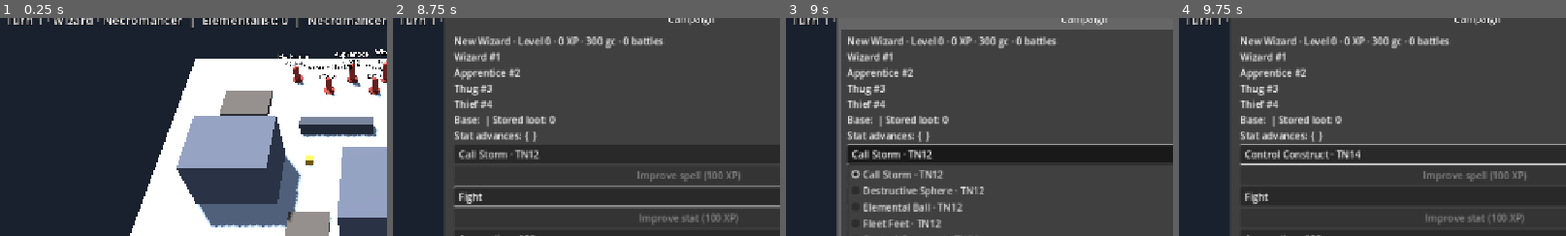
Above: before the commit, frames 1-4 (left to right).
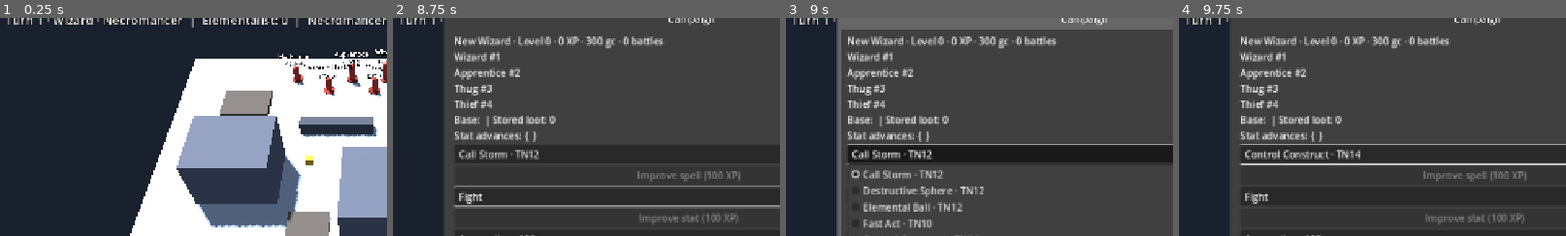
Above: after the commit, the same moments.

Repository: drag0nblad3/Frostgame
Game: Godot game, scene res://scenes/main.tscn
Same seed, same stepped clock (60 frames per second), same inputs: the game is played once before the commit and once after it.
Inputs:
- Up to frame 1 (0.25 s): no input
- Up to frame 2 (8.75 s): click "Campaign" at 0.5 s; click "Campaign" at 1.25 s; click "New game" at 2 s; click "New game" at 2.75 s; click "Start campaign with current d…" at 3.5 s; click "Fight" at 4.25 s; click "Play next campaign skirmish" at 5 s; click "Play next campaign skirmish" at 5.75 s; click "Watch" at 6.5 s; click "Warband" at 7.25 s; click "Frozen Ruins" at 8 s
- Up to frame 3 (9 s): click "Call Storm · TN12" at 8.75 s
- Up to frame 4 (9.75 s): click "Apprentice · 100 gc" at 9.5 s
The pictures show only the part of the screen within x 0-50%, y 5-55%; the shares and areas given below are measured in that part.

Frames 1-2 are identical in both runs. In frame 3, 0.4% of the frame differs, in the area x 21-41%, y 92-97%; in frame 4, nothing differs.

Commit message:
Implement Fast Act, Time Store and Time Walk with activation scheduling

Diff:
--- a/data/spells.json
+++ b/data/spells.json
@@ -15,7 +15,7 @@
     "name": "Fast Act",
     "school": "chronomancer",
     "number": 8,
-    "kind": "unimplemented"
+    "kind": "special"
   },
   "fleet_feet": {
     "name": "Fleet Feet",
@@ -39,13 +39,13 @@
     "name": "Time Store",
     "school": "chronomancer",
     "number": 14,
-    "kind": "unimplemented"
+    "kind": "special"
   },
   "time_walk": {
     "name": "Time Walk",
     "school": "chronomancer",
     "number": 14,
-    "kind": "unimplemented"
+    "kind": "special"
   },
   "call_storm": {
     "name": "Call Storm",
--- a/src/core/figures/figure.gd
+++ b/src/core/figures/figure.gd
@@ -27,6 +27,11 @@
 var poisoned := false
 var petrified_skip := false
 var magic_exhausted := false
+var last_time_walk := -2
+var walk_phases: Array[int] = []
+var stored_action_turn := -1
+var used_stored_action := false
+var non_moves := 0
 ## Turn bookkeeping, reset by the controller each turn.
 var activated := false
 var actions_left := 0
--- a/src/core/rules/turn/early_phase.gd
+++ b/src/core/rules/turn/early_phase.gd
@@ -47,13 +47,13 @@
 	# If a rival removed the leader before its side started, it gets no early activations.
 	if not leader.in_play() and not leader.activated:
 		return out
-	if leader.in_play() and not leader.activated:
+	if leader.in_play() and not leader.activated and not s.is_fast(leader):
 		out.append(leader)
 	if int(used[side]) >= MAX_SOLDIERS:
 		return out
 	for id: int in eligible[side]:
 		var f := s.figure(id)
-		if f.in_play() and f.side == side and not f.activated:
+		if f.in_play() and f.side == side and not f.activated and not s.is_fast(f):
 			out.append(f)
 	return out
 
--- a/src/core/state/game_controller.gd
+++ b/src/core/state/game_controller.gd
@@ -48,15 +48,23 @@
 	if state.active_id != -1 or f == null or not activatable().has(f):
 		return false
 	state.active_id = id
+	var time_walk := f.spell_effects.has("time_walk") and f.walk_phases.has(state.phase)
+	var fast := state.is_fast(f)
 	if not state.group.in_progress() or state.group.movement_pass():
 		_magic.on_activate(f)
 	if state.group.in_progress():
 		state.group.start_member(state, f)
 	else:
-		state.early.record_activation(state, f)
-		f.actions_left = f.action_limit()
-		f.moves_taken = 0
+		if not fast and not time_walk:
+			state.early.record_activation(state, f)
+		f.actions_left = mini(f.action_limit(), 1) if time_walk else f.action_limit()
+		if time_walk:
+			f.walk_phases.erase(state.phase)
+		else:
+			f.moves_taken = 0
 		f.acted = false
+		f.non_moves = 0
+		f.used_stored_action = false
 	emit("activate", {"id": id})
 	return true
 
@@ -110,7 +118,7 @@
 ## One non-move action (fight, shoot, reload) per activation.
 func can_act() -> bool:
 	var f := state.active()
-	return not awaiting_reaction() and state.pending_cast.is_empty() and f != null and f.in_play() and f.actions_left > 0 and not f.acted and not state.group.movement_pass()
+	return not awaiting_reaction() and state.pending_cast.is_empty() and f != null and f.in_play() and f.actions_left > 0 and (not f.acted or (f.used_stored_action and f.non_moves == 1 and (f.moves_taken > 0 or f.actions_left >= 2))) and not state.group.movement_pass()
 
 
 func can_fight(target_id: int) -> bool:
@@ -219,6 +227,7 @@
 	_displacement.clear()
 	f.actions_left -= 1
 	f.acted = true
+	f.non_moves += 1
 
 
 func _hurt(f: Figure, dmg: int, by: Figure, combat: bool = true) -> void:
@@ -356,3 +365,19 @@
 	if state.active() == f:
 		f.actions_left = mini(f.actions_left, 0 if f.acted or f.moves_taken > 0 else 1)
 	emit("poison", {"id": f.id})
+
+
+func can_use_stored_action() -> bool:
+	var f := state.active()
+	return not awaiting_reaction() and state.pending_cast.is_empty() and f != null and f.in_play() and not state.group.in_progress() and f.spell_effects.has("time_store") and f.stored_action_turn < state.turn and not f.used_stored_action and f.action_limit() == 2 and f.actions_left == 2 and not f.acted and f.moves_taken == 0
+
+
+func use_stored_action() -> bool:
+	if not can_use_stored_action():
+		return false
+	var f := state.active()
+	f.spell_effects.erase("time_store")
+	f.used_stored_action = true
+	f.actions_left += 1
+	emit("stored_action", {"id": f.id})
+	return true
--- a/src/core/state/game_state.gd
+++ b/src/core/state/game_state.gd
@@ -25,6 +25,7 @@
 var pending_cast := {}
 var pending_resistance := {}
 var storm_penalty := 0
+var fast_acts := {}
 ## Sides in initiative order this turn, and whose go it is within the phase.
 var order: Array[int] = []
 var order_index := 0
@@ -95,10 +96,32 @@
 		return creatures
 	if group.in_progress() and group.side == side:
 		return group.waiting(self)
+	var out: Array[Figure] = []
 	if phase in [Phase.WIZARD, Phase.APPRENTICE]:
-		return early.waiting(self, side)
-	var out: Array[Figure] = []
+		out.assign(early.waiting(self, side))
+	else:
+		for f in side_figures(side):
+			if not f.activated and Phase.of_figure(f) == phase and not is_fast(f):
+				out.append(f)
 	for f in side_figures(side):
-		if not f.activated and Phase.of_figure(f) == phase:
+		if f.spell_effects.has("time_walk") and f.walk_phases.has(phase):
 			out.append(f)
+	if out.is_empty():
+		for id: int in fast_acts.get(side, []):
+			var f := figure(id)
+			if f != null and f.in_play() and not f.activated:
+				out.append(f)
 	return out
+
+
+func is_fast(f: Figure) -> bool:
+	for ids: Array in fast_acts.values():
+		if ids.has(f.id):
+			return true
+	return false
+
+
+func queue_fast(f: Figure, side: int) -> void:
+	if not fast_acts.has(side):
+		fast_acts[side] = []
+	fast_acts[side].append(f.id)
--- a/src/core/state/spell_actions.gd
+++ b/src/core/state/spell_actions.gd
@@ -41,6 +41,10 @@
 		return t == f
 	if id == "true_sight":
 		return t == f and not f.spell_effects.has(id)
+	if id == "time_store":
+		return t == f and not f.spell_effects.has(id) and f.actions_left == 2 and not f.acted and f.moves_taken == 0 and not s.group.in_progress()
+	if id == "time_walk":
+		return t == f and f.def.role == "wizard" and s.phase == Phase.WIZARD and f.last_time_walk != s.turn
 	if not IllusionRules.visible_to(s.figures, f, t):
 		return false
 	if f.spell_effects.has("blinding_light") and kind != "touch":
@@ -55,8 +59,10 @@
 		return t != f
 	if kind == "area_shot":
 		return t.side != f.side
+	if id == "fast_act":
+		return t != f and not t.activated and not s.is_fast(t) and (t.side == f.side or t.side < 0) and not s.group.members.has(t.id)
 	if id == "leap":
-		return t.side == f.side and not movement.points(f, t, id, true).is_empty()
+		return t.side == f.side and not t.spell_effects.has("petrify") and not movement.points(f, t, id, true).is_empty()
 	if id == "transpose":
 		for other in s.figures:
 			if movement.can_swap(f, t, other):
@@ -216,6 +222,19 @@
 		summons.apply_control(f, t, id, int(result["roll"]))
 		return true
 	match id:
+		"fast_act":
+			s.queue_fast(t, f.side)
+		"time_store":
+			f.spell_effects[id] = true
+			f.stored_action_turn = s.turn
+			f.actions_left = 0
+		"time_walk":
+			if f.last_time_walk == s.turn - 1:
+				c._hurt(f, 8, f, false)
+			f.last_time_walk = s.turn
+			if f.in_play():
+				f.spell_effects[id] = true
+				f.walk_phases.assign([Phase.APPRENTICE, Phase.SOLDIER])
 		"invisibility", "true_sight":
 			t.spell_effects[id] = true
 			illusions.sweep()
--- a/src/core/state/turn_flow.gd
+++ b/src/core/state/turn_flow.gd
@@ -26,7 +26,10 @@
 	for f in s.figures:
 		f.activated = false
 		f.magic_exhausted = false
+		f.walk_phases.clear()
+		f.spell_effects.erase("time_walk")
 		f.actions_left = 0
+	s.fast_acts.clear()
 	var ini := Initiative.roll(_c.dice, s.side_count())
 	s.order = ini["order"]
 	s.order_index = 0
@@ -60,6 +63,7 @@
 			start_turn()
 			return
 		s.phase = Phase.ORDER[i]
+		s.fast_acts.clear()
 		s.early.capture(s)
 		if s.phase != Phase.CREATURE or not s.waiting(-1).is_empty():
 			_c.emit("phase", {"phase": s.phase})
--- a/src/view/battle/battle_input.gd
+++ b/src/view/battle/battle_input.gd
@@ -73,6 +73,8 @@
 		mode = "push"
 		preview()
 		return
+	if c.can_use_stored_action():
+		available.append("use_stored_action")
 	if c.can_move():
 		reach = c.reach()
 		available.append("move")
@@ -266,6 +268,8 @@
 		preview()
 		return false
 	match key:
+		"use_stored_action":
+			return c.use_stored_action()
 		"resist_plus", "resist_minus":
 			empower = clampi(empower + (1 if key == "resist_plus" else -1), 0, int(c.state.pending_resistance["max"]))
 			_resist_buttons()
--- a/src/view/battle/battle_scene.gd
+++ b/src/view/battle/battle_scene.gd
@@ -116,7 +116,7 @@
 		_campaign.settle(controller, controller.dice)
 		_campaign.save()
 		_open_campaign()
-	if s.over or controller.awaiting_reaction() or (watch_mode and not auto_play) or (not watch_mode and s.current_side() == player_side):
+	if s.over or controller.awaiting_reaction() or (watch_mode and not auto_play) or (not watch_mode and s.current_side() == player_side and (s.active() == null or s.active().side >= 0)):
 		_wait = 0.0
 		return
 	_wait += delta
@@ -137,7 +137,7 @@
 
 
 func _human_turn() -> bool:
-	return (_setup == null or not _setup.visible) and not watch_mode and not controller.state.over and (controller.state.current_side() == player_side or controller.awaiting_reaction())
+	return (_setup == null or not _setup.visible) and not watch_mode and not controller.state.over and ((controller.state.current_side() == player_side and (controller.state.active() == null or controller.state.active().side >= 0)) or controller.awaiting_reaction())
 
 
 func _on_event(event: GameEvent) -> void:
--- a/src/view/hud/battle_hud.gd
+++ b/src/view/hud/battle_hud.gd
@@ -12,7 +12,7 @@
 signal action_pressed(action: String)
 
 const LOG_LINES := 4
-const ACTIONS := {"move": "Move", "fight": "Fight", "shoot": …(2413 unchanged characters)… , "resist_confirm": "Resolve resistance"}
+const ACTIONS := {"move": "Move", "fight": "Fight", "shoot": …(2413 unchanged characters)… , "resist_confirm": "Resolve resistance", "spell_fast_act": "Fast Act", "spell_time_store": "Time Store", "spell_time_walk": "Time Walk", "use_stored_action": "Use stored action"}
 
 var _status: Label
 var _hint: Label
--- /dev/null
+++ b/tests/unit/test_time_magic.gd
@@ -0,0 +1,59 @@
+extends TestCase
+
+
+func _game(rolls: Array) -> GameController:
+	var c := make_game(make_board(), [fig("wizard", 0, Vector2(10, 10)), fig("thug", 0, Vector2(20, 10)), fig("wizard", 1, Vector2(30, 30))], LoadedDice.new(rolls))
+	c.state.spell_catalog = JsonFile.read("res://data/spells.json")
+	c.state.spellbooks[0] = {"fast_act": 8, "time_store": 14, "time_walk": 14}
+	c.start_game()
+	return c
+
+
+func test_fast_act_early_activation() -> void:
+	var c := _game([18, 2, 18])
+	check(c.activate(1))
+	check(c.start_cast("fast_act", 2))
+	check(c.finish_cast(0))
+	c.end_activation()
+	check_eq(c.activatable()[0].id, 2)
+	check(c.activate(2))
+	c.end_activation()
+	check_eq(c.state.current_side(), 1)
+
+
+func test_stored_action() -> void:
+	var c := _game([18, 2, 18])
+	check(c.activate(1))
+	check(c.start_cast("time_store", 1))
+	check(c.finish_cast(0))
+	check_eq(c.state.active().actions_left, 0)
+	check(c.state.active().spell_effects.has("time_store"))
+	check(not c.use_stored_action())
+	c.state.turn += 1
+	c.state.active().actions_left = 2
+	c.state.active().acted = false
+	c.state.active().non_moves = 0
+	check(c.use_stored_action())
+	check_eq(c.state.active().actions_left, 3)
+	c._spend(c.state.active())
+	check(c.can_act())
+	c._spend(c.state.active())
+	check(not c.can_act())
+	check_eq(c.state.active().actions_left, 1)
+
+
+func test_time_walk_extra_phases() -> void:
+	var c := _game([18, 2, 18])
+	check(c.activate(1))
+	check(c.start_cast("time_walk", 1))
+	check(c.finish_cast(0))
+	c.end_activation()
+	check(c.activate(3))
+	c.end_activation()
+	check_eq(c.state.phase, Phase.APPRENTICE)
+	check(c.activate(1))
+	check_eq(c.state.active().actions_left, 1)
+	c.end_activation()
+	check_eq(c.state.phase, Phase.SOLDIER)
+	check(c.activate(1))
+	check_eq(c.state.active().actions_left, 1)
Not shown, changed: docs/rules-coverage.md
